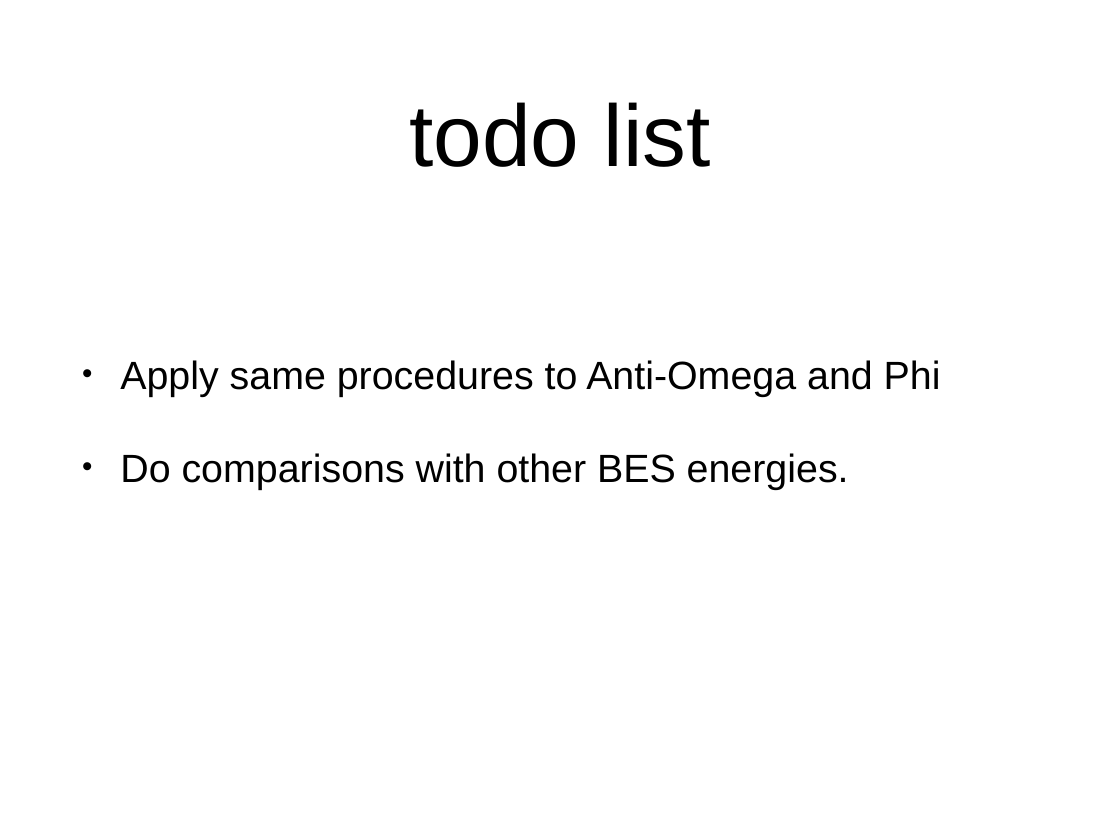
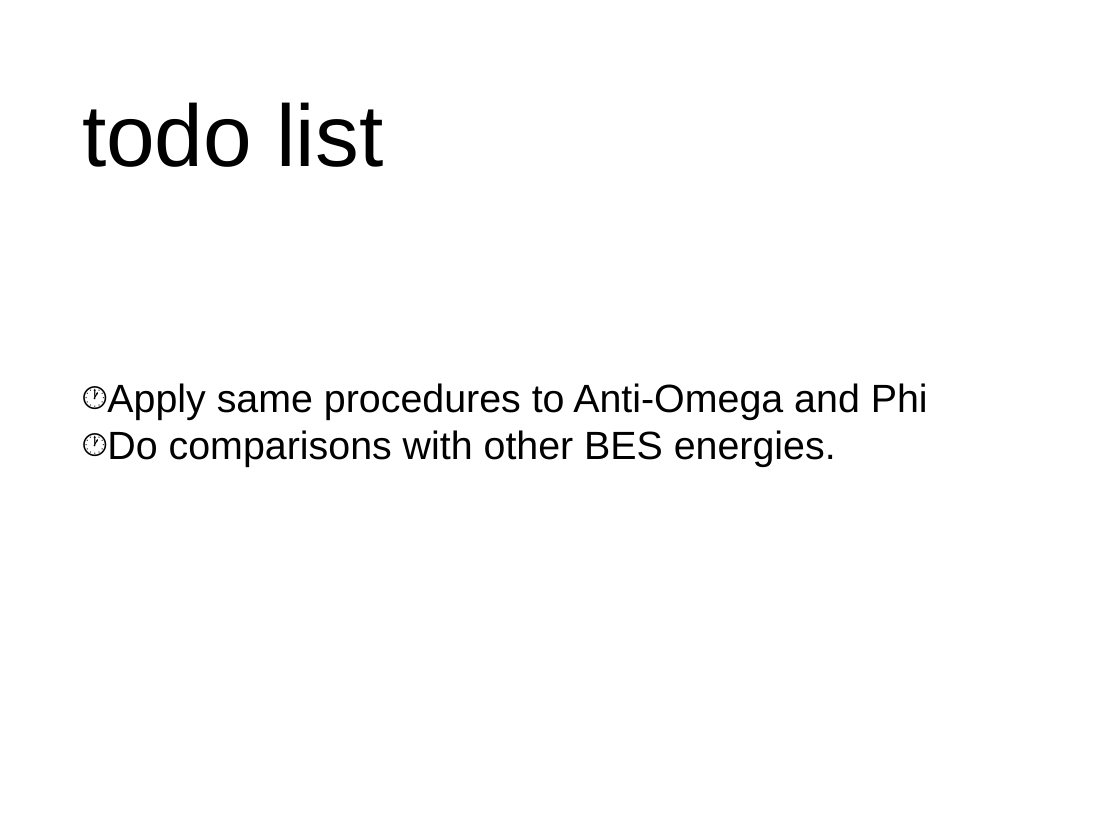
Before and after one commit to wenliwen64/Omg_Phi_15GeV, a slide deck: slide 6 of analysis_notes/July20GroupMeeting.pptx. Drawn at 1120x840 pixels with LibreOffice and Linux fonts; fonts in the diff are those of the drawing. Boxes give left, top, right and bottom in pixels: in the first picture for what was removed or moved away, otherwise in the second. Text is boxed around its words. In the diff, an @@ line names an element or a change of style, - is before the commit and + after.

```diff
--- a/analysis_notes/July20GroupMeeting.pptx
+++ b/analysis_notes/July20GroupMeeting.pptx
@@ text "todo list" at <box>82,102,383,167</box>: alignment centre to left @@
@@ text "Apply same procedures to Anti-Omega ..." at <box>107,383,928,467</box>: bullet • to 🕐; less space between paragraphs @@
```
Also in this commit, not shown: 2 other slides changed, 20 other files.
